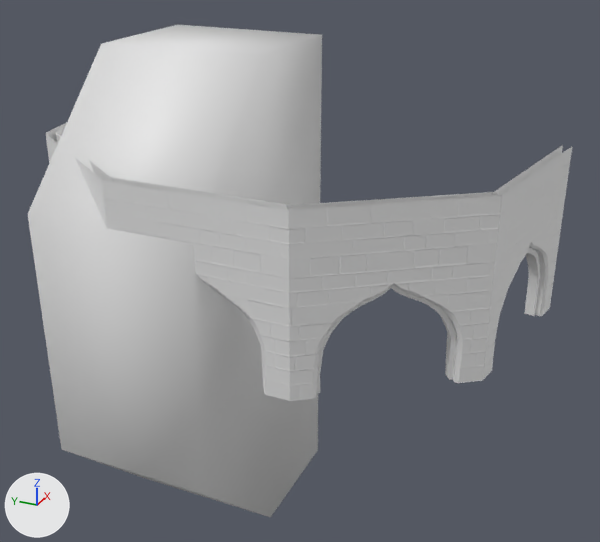
A saved change to the FBX model Assets/Stylized_Egypt/Meshes/building/SM_wall_13.fbx.
The view is the same before and after, from a 50 mm camera at (-12.61, -7.85, 9.1) aimed at (3.7, -0.51, 0.94). Arrows for +X, +Y and +Z are at lower left; the lights stay in place. Where no turn or scale is listed for an object, it has been applied to the vertices.

Names of what the first picture shows: 'SM_wall_13', 'SM_wall_13_ConvexHulls'.
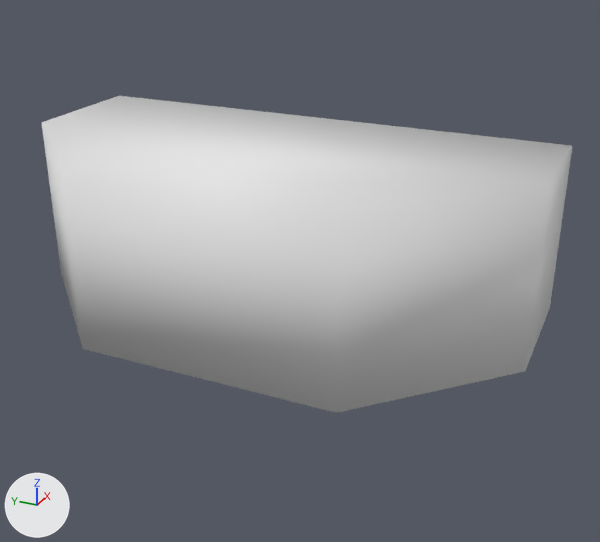
Scene script edits in JSON lines:
```json
{"op": "add", "block": "ob_sm_wall_13_convexhulls", "code": "ob_sm_wall_13_convexhulls.parent = ob_sm_wall_2"}
{"op": "set", "path": "ob_sm_wall_13_convexhulls.scale", "old": "(0.01, 0.01, 0.01)", "new": "(1.0, 1.0, 1.0)"}
{"op": "add", "block": "ob_sm_wall_2", "code": ["ob_sm_wall_2 = bpy.data.objects.new('SM_wall_2', None)", "ob_sm_wall_2.location = (0.0, 0.0, 0.0)", "ob_sm_wall_2.rotation_euler = (1.571, 0.0, 0.0)  # degrees (90, 0, 0)", "ob_sm_wall_2.scale = (0.01, 0.01, 0.01)"]}
```

Location of each change, [x1, y1, x2, y2] in pixels of the pictures (600 x 542 px):
```json
{"object": "SM_wall_13_ConvexHulls", "change": "moved, rescaled", "before": [28, 25, 322, 517], "after": [41, 96, 572, 413], "on screen": "80% wider, 35% shorter"}
{"object": "SM_wall_13", "change": "unchanged, covered by the edit", "before": [46, 122, 572, 401]}
```
